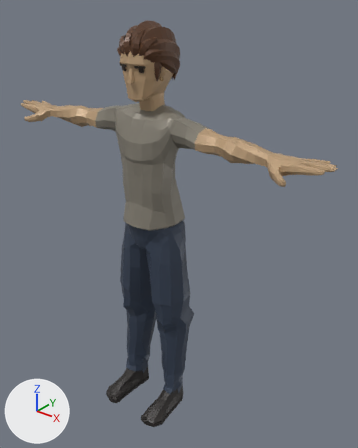
The glTF model public/cpx/models/candidates/cand2_quaternius_man_183.glb: old version first, new version second.
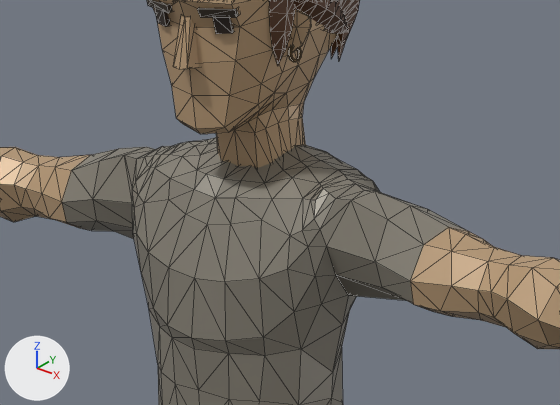
Each version appears first whole from a camera (50 mm lens) standing at (1.383, -1.592, 1.987) and looking at (0.097, 0.017, 0.99), and next in a close-up on the part from 22% to 66% of the width and 14% to 40% of the height. The lights are fixed; the arrows at lower left show +X, +Y and +Z. The last two pictures show the newer version. The close-ups show mesh edges as thin lines. Where no turn or scale is listed for an object, it has been applied to the vertices. Vertices at exactly the same position are counted once.

Names of what the first close-up shows: 'Beach_Body', 'Beach_Head'.
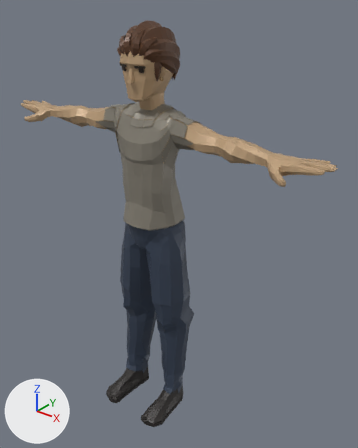
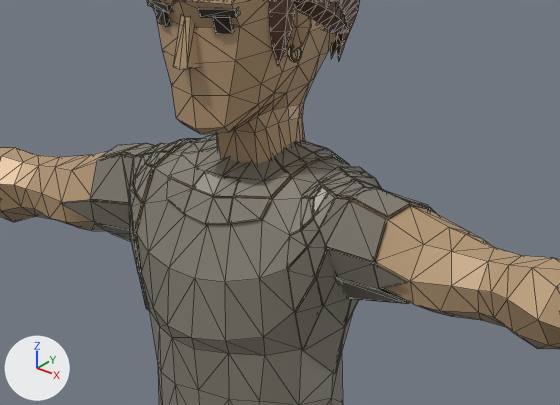
Edits to the scene script, one JSON object a line:
```json
{"block": "me_beach_body", "where": "# used by ob_beach_body; location = (0.0, 0.0, 0.0)"}
{"op": "remove", "block": "me_beach_body", "code": "me_beach_body.from_pydata(...)  # 1391 vertices, 2778 faces; spans x -0.83..0.83, y -0.19..0.07, z 1.02..1.54"}
{"op": "add", "block": "me_beach_body", "code": "me_beach_body.from_pydata(...)  # 2129 vertices, 3144 faces; spans x -0.83..0.83, y -0.19..0.07, z 1.02..1.54"}
{"block": "me_beach_body", "change": "me_beach_body part 1: 738 vertices added at x -0.28..0.28, y -0.14..0.04, z 1.28..1.54"}
{"block": "me_beach_body", "change": "me_beach_body part 2: 392 faces spanning x -0.28..0.28, y -0.14..0.03, z 1.28..1.54 switch from mat_shirt (grey #878276) to mat_skin (beige #bb9c79)"}
```

Location of each change, [x1, y1, x2, y2] in pixels of the close-ups (560 x 405 px):
```json
{"object": "Beach_Body", "change": "reshaped", "before": [0, 137, 560, 405], "after": [0, 134, 560, 405]}
{"part": 1, "of": "me_beach_body", "change": "added", "after": [60, 134, 437, 374]}
{"part": 2, "of": "me_beach_body", "change": "recoloured", "before": [62, 137, 467, 344], "after": [62, 139, 467, 333]}
```
